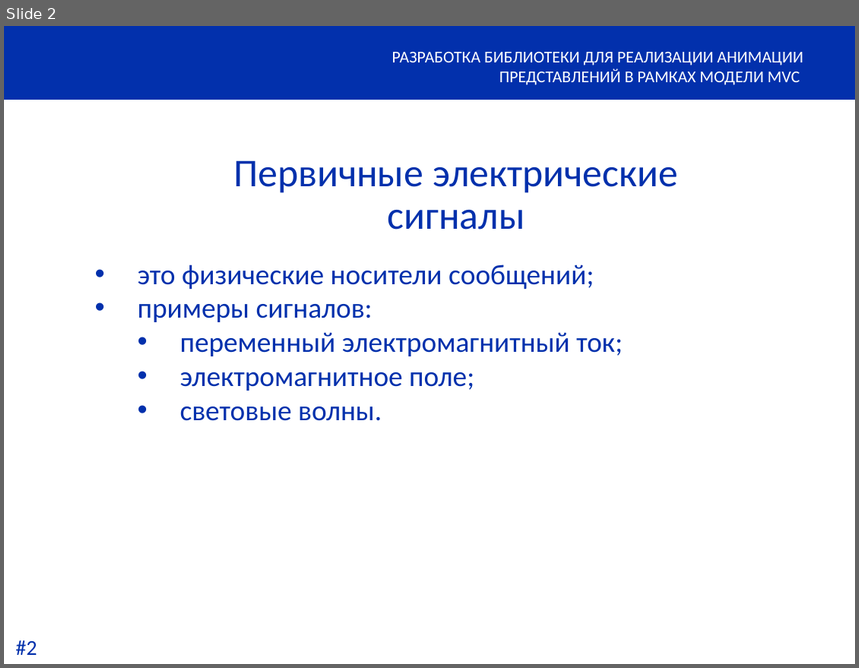
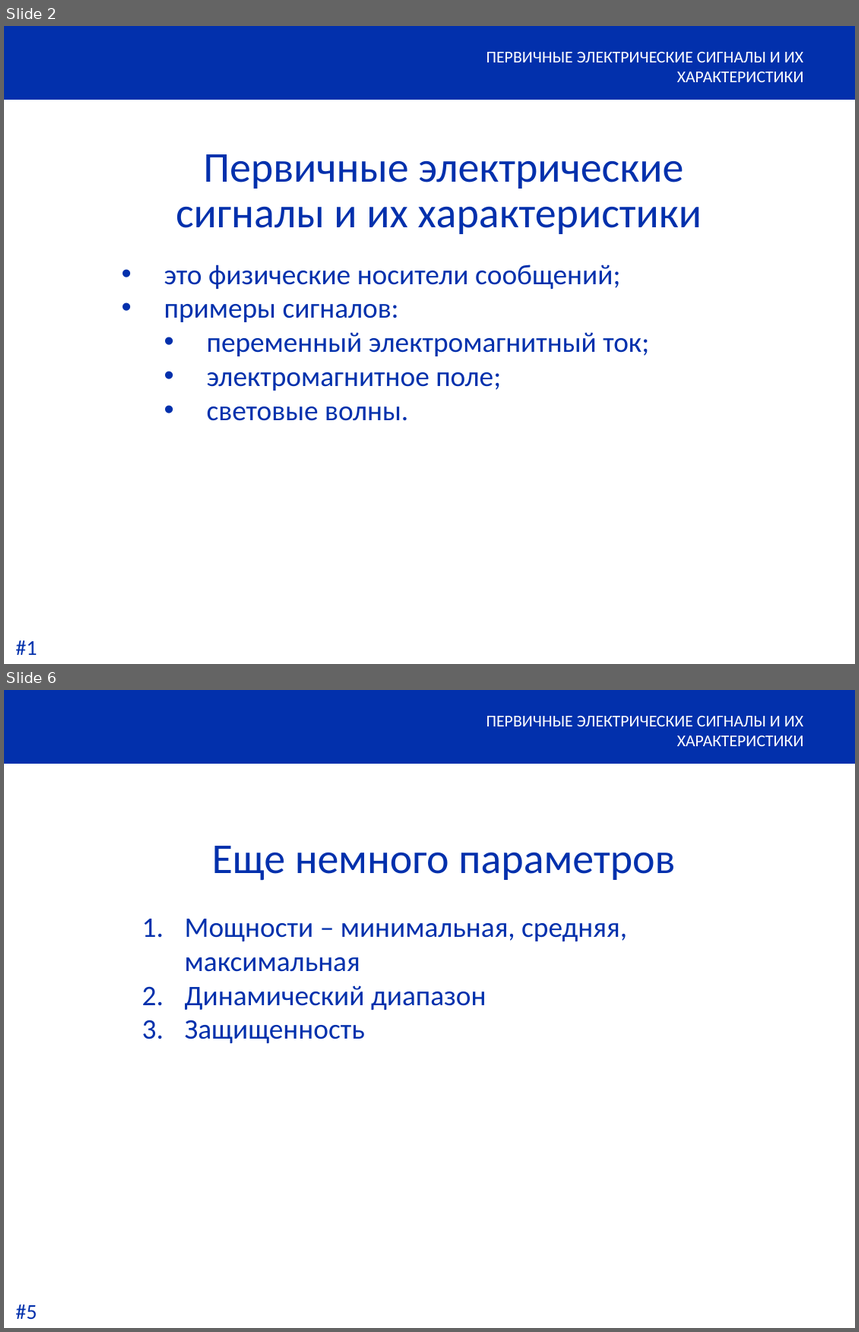
Before and after one commit to igorkislyuk/magistr-1, a slide deck: 3.wednesday/math/signals/signals-presentation.pptx. Shown one above the other, each under a label of ours: slide 2 before the commit, slides 2 and 6 after it; the slides between them are not shown. The pictures are 859x668 and 859x1332 pixels, drawn with LibreOffice and Linux fonts; fonts in the diff are those of the drawing; background and template pictures are left out. Boxes give left, top, right and bottom in pixels: in the first picture for what was removed or moved away, otherwise in the second. Text is boxed around its words. In the diff, an @@ line names an element or a change of style, - is before the commit and + after.

```diff
--- a/3.wednesday/math/signals/signals-presentation.pptx
+++ b/3.wednesday/math/signals/signals-presentation.pptx
@@ slide 6 added at [4,690,855,1328], background #FFFFFF; not listed: 1 template element that a slide beside it also shows @@
@@ text added at [487,716,804,746], 14 pt, text #FFFFFF @@
+ПЕРВИЧНЫЕ ЭЛЕКТРИЧЕСКИЕ СИГНАЛЫ И ИХ ХАРАКТЕРИСТИКИ
@@ text added at [212,846,675,881], 36 pt, text #0230AC @@
+Еще немного параметров
@@ text added at [185,919,627,1043], 24 pt, text #0230AC @@
+1. Мощности – минимальная, средняя, максимальная
+2. Динамический диапазон
+3. Защищенность
@@ text added at [15,1305,37,1320], 18 pt, text #0230AC @@
+#5
@@ slide 2 changed as well @@
@@ text at [487,52,804,82]: text changed @@
-РАЗРАБОТКА БИБЛИОТЕКИ ДЛЯ РЕАЛИЗАЦИИ АНИМАЦИИ ПРЕДСТАВЛЕНИЙ В РАМКАХ МОДЕЛИ MVC
+ПЕРВИЧНЫЕ ЭЛЕКТРИЧЕСКИЕ СИГНАЛЫ И ИХ ХАРАКТЕРИСТИКИ
@@ text at [176,154,702,234]: text changed; size 33.3 to 36 pt @@
-Первичные электрические сигналы
+Первичные электрические сигналы и их характеристики
@@ text "это физические носители сообщений;": place and size @@
-text "это физические носители сообщений;" at [138,265,623,421]
+text "это физические носители сообщений;" at [164,265,649,421]
@@ text at [15,641,37,655]: text changed @@
-#2
+#1
```
Also in this commit, not shown: 1 other slide changed, 4 other slides added, 1 slide removed, 1 other file.
